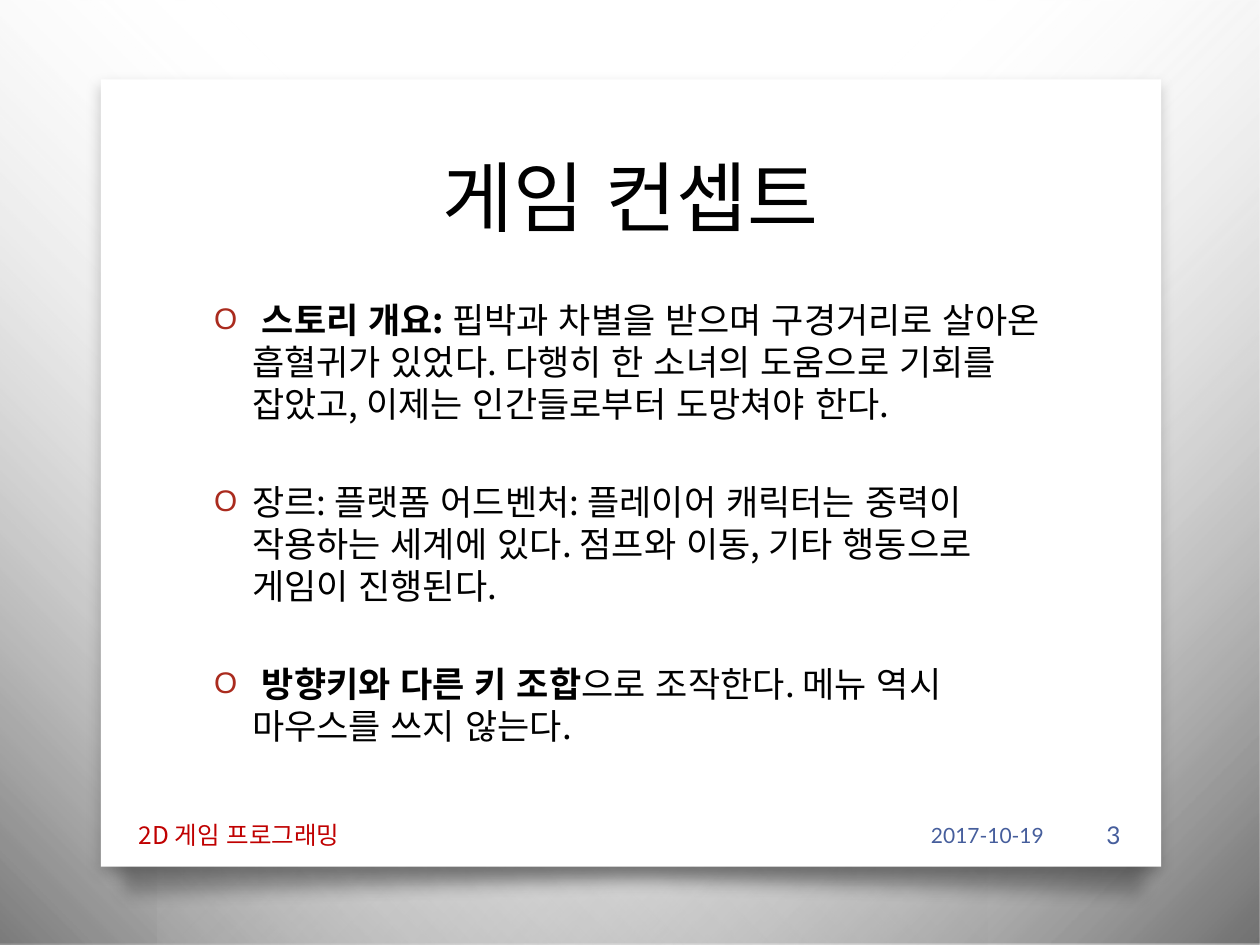
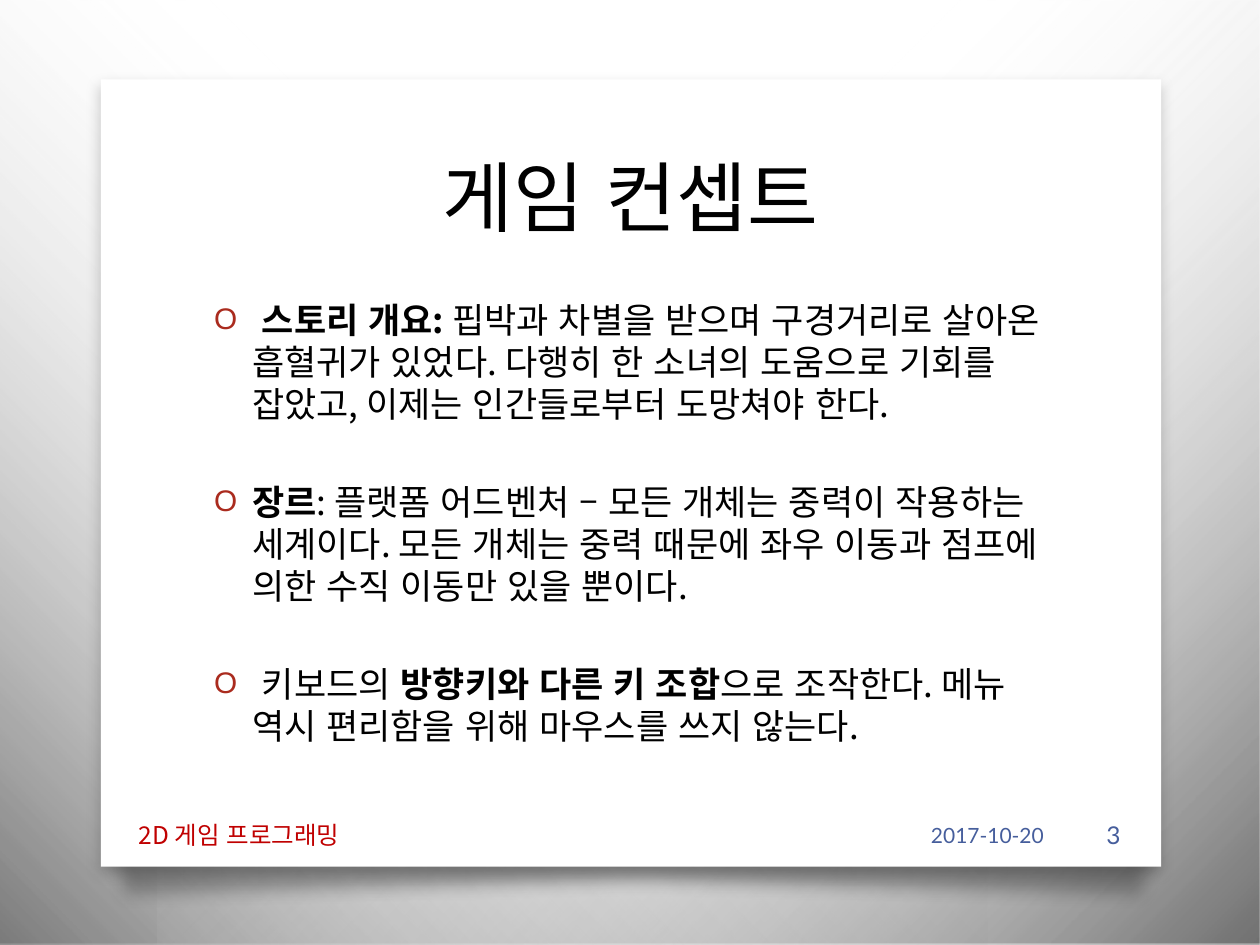
Before and after one commit to iconstudio/2017-Platformer, a slide deck: slide 3 of slides/2016180042_진윤성_2DGP_1차발표.pptx. Drawn at 1260x945 pixels with LibreOffice and Linux fonts; fonts in the diff are those of the drawing; background and template pictures are left out. Boxes give left, top, right and bottom in pixels: in the first picture for what was removed or moved away, otherwise in the second. Text is boxed around its words. In the diff, an @@ line names an element or a change of style, - is before the commit and + after.

```diff
--- a/slides/2016180042_진윤성_2DGP_1차발표.pptx
+++ b/slides/2016180042_진윤성_2DGP_1차발표.pptx
@@ text at (252, 485, 1038, 742): text changed @@
-O 장르: 플랫폼 어드벤처: 플레이어 캐릭터는 중력이 작용하는 세계에 있다. 점프와 이동, 기타 행동으로 게임이 진행된다.
-O 방향키와 다른 키 조합으로 조작한다. 메뉴 역시 마우스를 쓰지 않는다.
+O 장르: 플랫폼 어드벤처 – 모든 개체는 중력이 작용하는 세계이다. 모든 개체는 중력 때문에 좌우 이동과 점프에 의한 수직 이동만 있을 뿐이다.
+O 키보드의 방향키와 다른 키 조합으로 조작한다. 메뉴 역시 편리함을 위해 마우스를 쓰지 않는다.
@@ text at (931, 828, 1044, 843): text changed @@
-2017-10-19
+2017-10-20
```
Also in this commit, not shown: 11 other slides changed, 2 other files.
